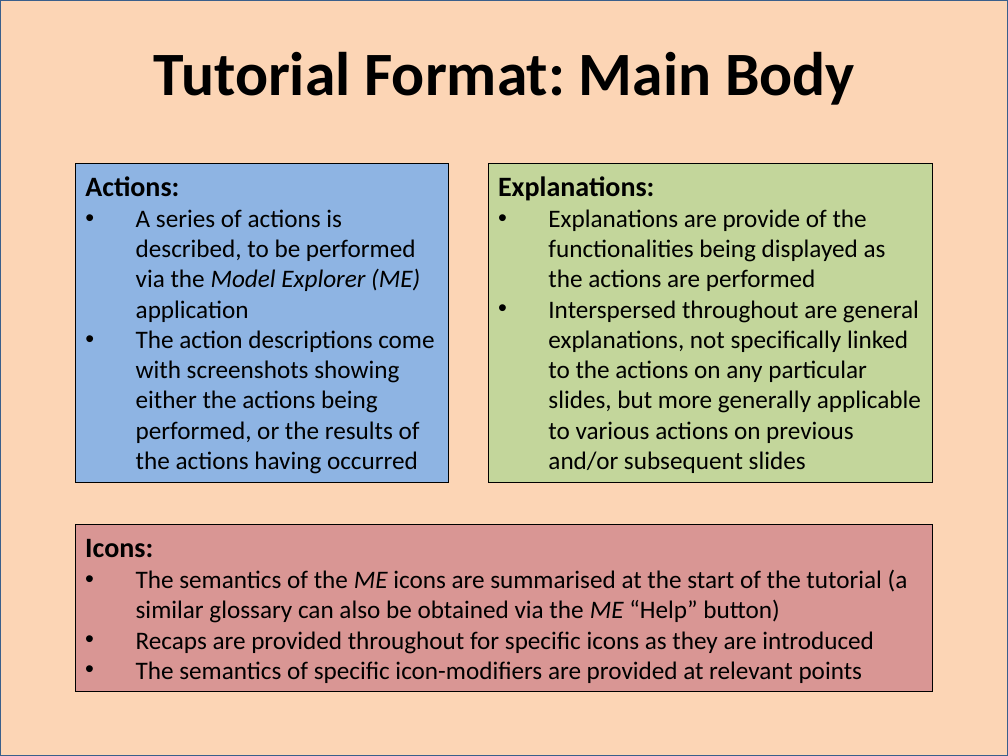
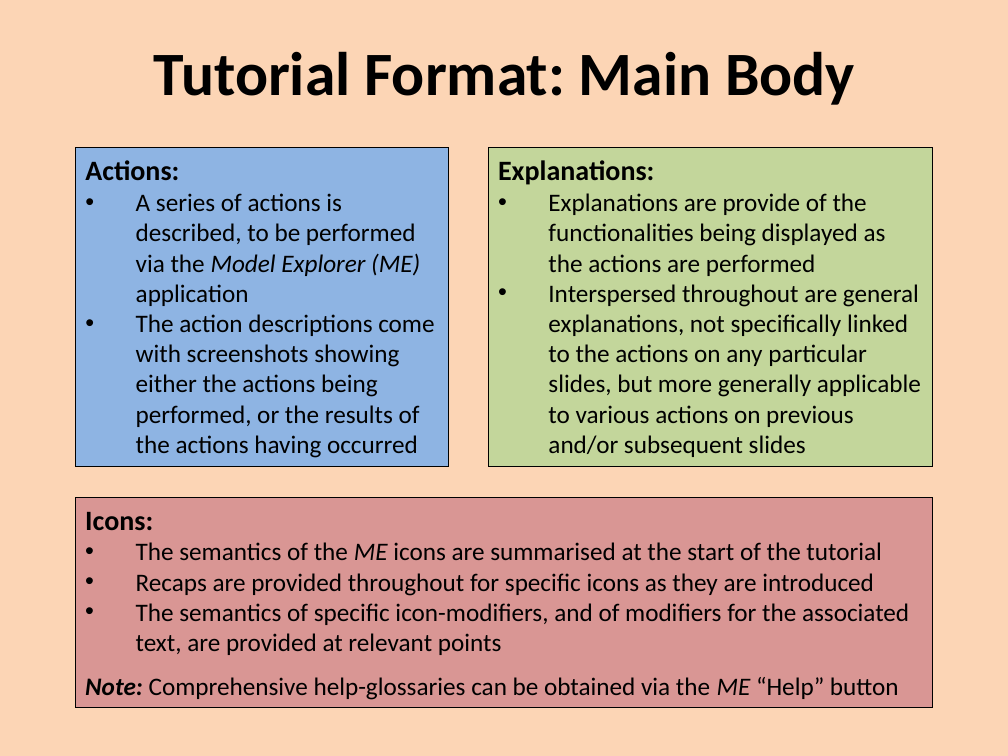
Before and after one commit to colin-puleston/mekon-hobo, a slide deck: slide 6 of docs/MEKON-HOBO Introductory Tutorial.pptx. Drawn at 1008x756 pixels with LibreOffice and Linux fonts; fonts in the diff are those of the drawing. Boxes give left, top, right and bottom in pixels: in the first picture for what was removed or moved away, otherwise in the second. Text is boxed around its words. In the diff, an @@ line names an element or a change of style, - is before the commit and + after.

```diff
--- a/docs/MEKON-HOBO Introductory Tutorial.pptx
+++ b/docs/MEKON-HOBO Introductory Tutorial.pptx
@@ background #FFFFFF to #FCD5B5 @@
@@ rectangle removed at (0, 0, 1008, 756) @@
@@ rectangle "Actions:": place and size @@
-rectangle "Actions:" at (76, 163, 449, 482)
+rectangle "Actions:" at (76, 148, 449, 467)
@@ rectangle "Explanations:": place and size @@
-rectangle "Explanations:" at (488, 163, 932, 482)
+rectangle "Explanations:" at (488, 148, 932, 467)
@@ rectangle "Icons:": place and size @@
-rectangle "Icons:" at (76, 525, 932, 691)
+rectangle "Icons:" at (76, 497, 932, 708)
@@ text in rectangle at (136, 542, 882, 560): text changed @@
-• The semantics of the ME icons are summarised at the start of the tutorial (a similar glossary can also be obtained via the ME “Help” button)
+• The semantics of the ME icons are summarised at the start of the tutorial
@@ text in rectangle at (85, 603, 909, 700): text changed @@
-• The semantics of specific icon-modifiers are provided at relevant points
+• The semantics of specific icon-modifiers, and of modifiers for the associated text, are provided at relevant points
+Note: Comprehensive help-glossaries can be obtained via the ME “Help” button
```
Also in this commit, not shown: 30 other slides changed, 14 slides added.
